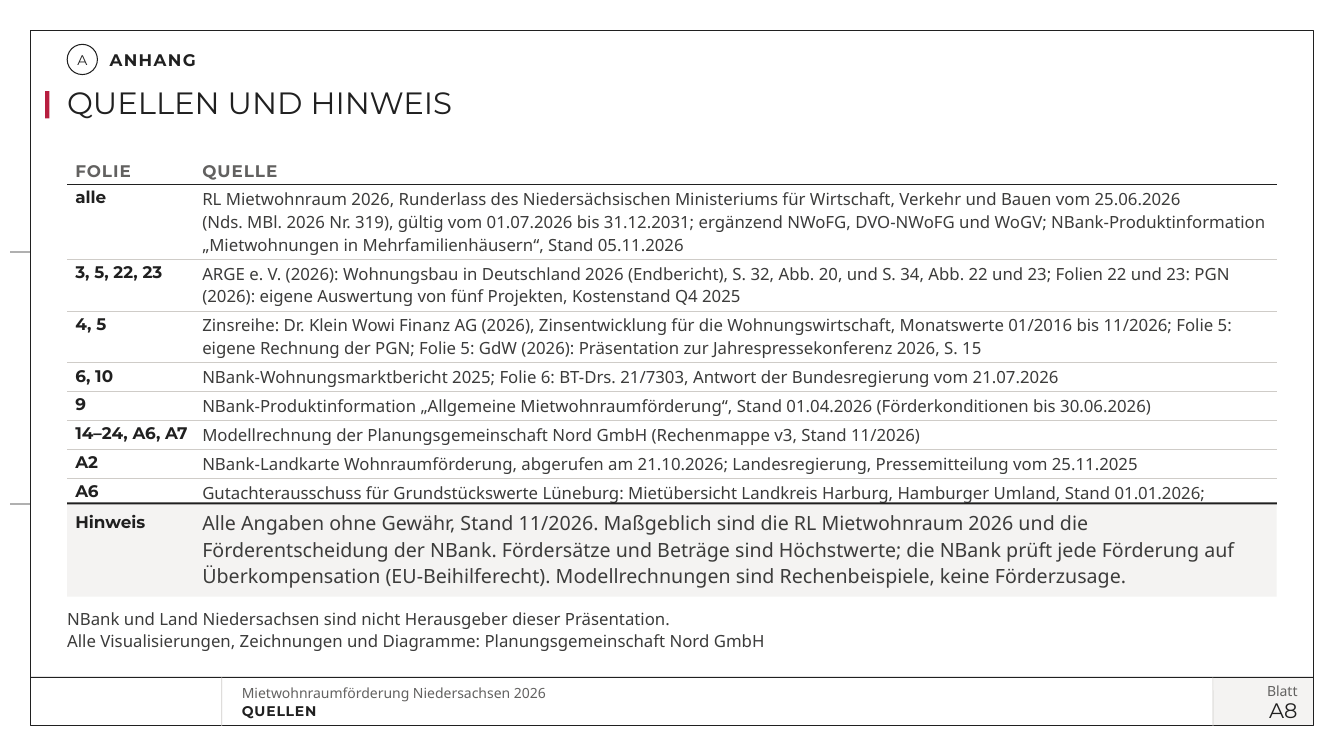
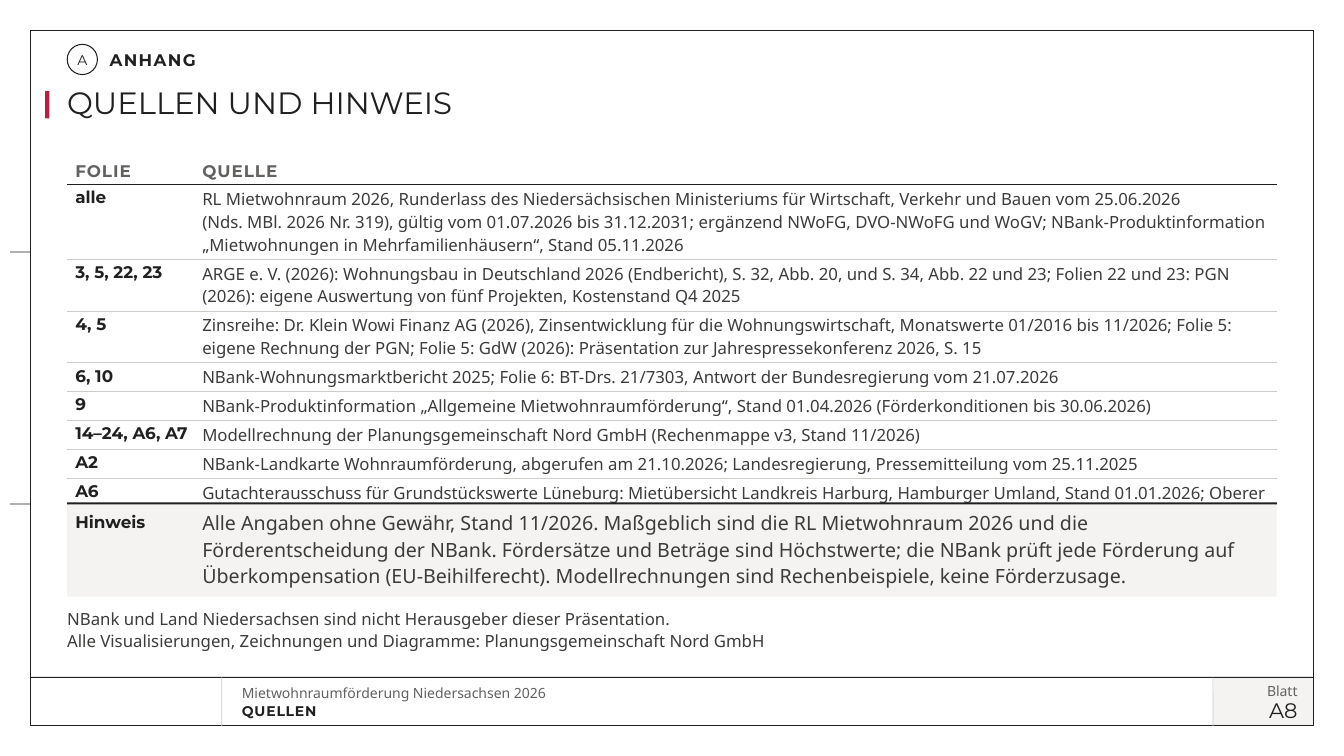
Before and after one commit to vgedaschko/NBank, a slide deck: slide 37 of praesentation/dist/PGN-Mietwohnraumfoerderung-Niedersachsen-2026-Vortrag.pptx. Drawn at 1344x756 pixels with LibreOffice and Linux fonts; fonts in the diff are those of the drawing; background and template pictures are left out. Boxes give left, top, right and bottom in pixels: in the first picture for what was removed or moved away, otherwise in the second. Text is boxed around its words. In the diff, an @@ line names an element or a change of style, - is before the commit and + after.

```diff
--- a/praesentation/dist/PGN-Mietwohnraumfoerderung-Niedersachsen-2026-Vortrag.pptx
+++ b/praesentation/dist/PGN-Mietwohnraumfoerderung-Niedersachsen-2026-Vortrag.pptx
@@ table at (68,151,1277,531) @@
-row 9, column 2: Gutachterausschuss für Grundstückswerte Lüneburg: Mietübersicht Landkreis Harburg, Hamburger Umland, Stand 01.01.2026; Gutachterausschuss Niedersachsen: Landesmodell Mehrfamilienhäuser, Stand 01.01.2026
+row 9, column 2: Gutachterausschuss für Grundstückswerte Lüneburg: Mietübersicht Landkreis Harburg, Hamburger Umland, Stand 01.01.2026; Oberer Gutachterausschuss Niedersachsen: Landesmodell Mehrfamilienhäuser, Stand 01.01.2026
```
Also in this commit, not shown: 3 other slides changed, 9 other files.
